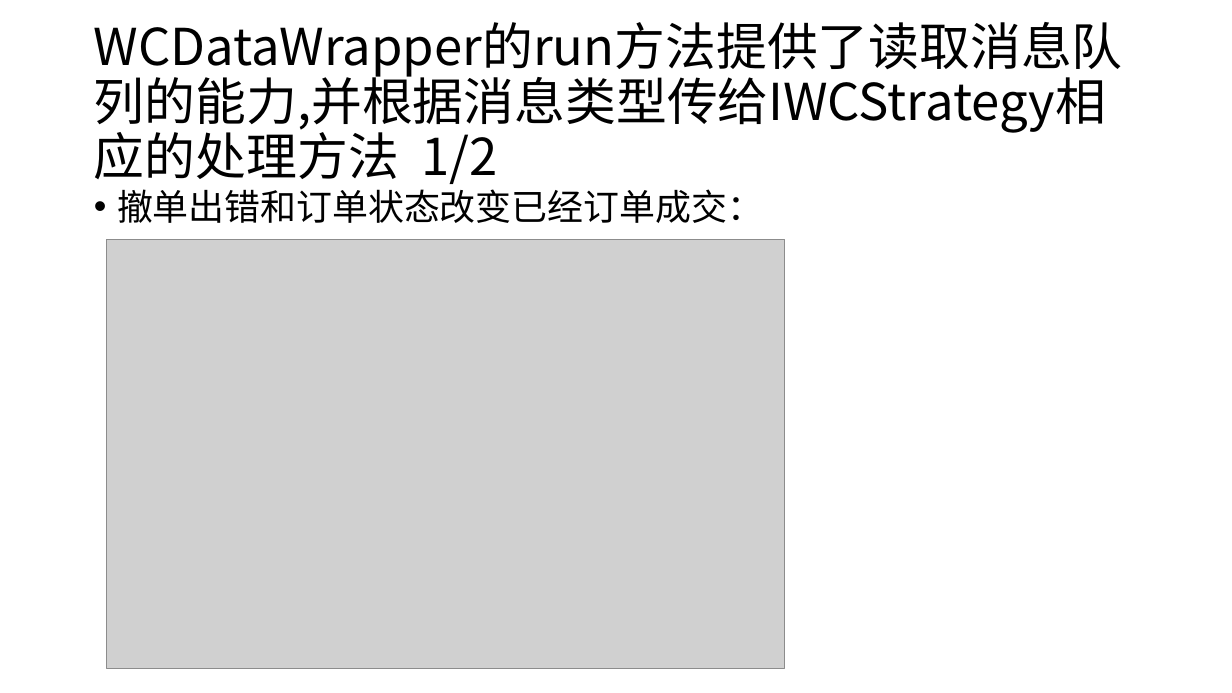
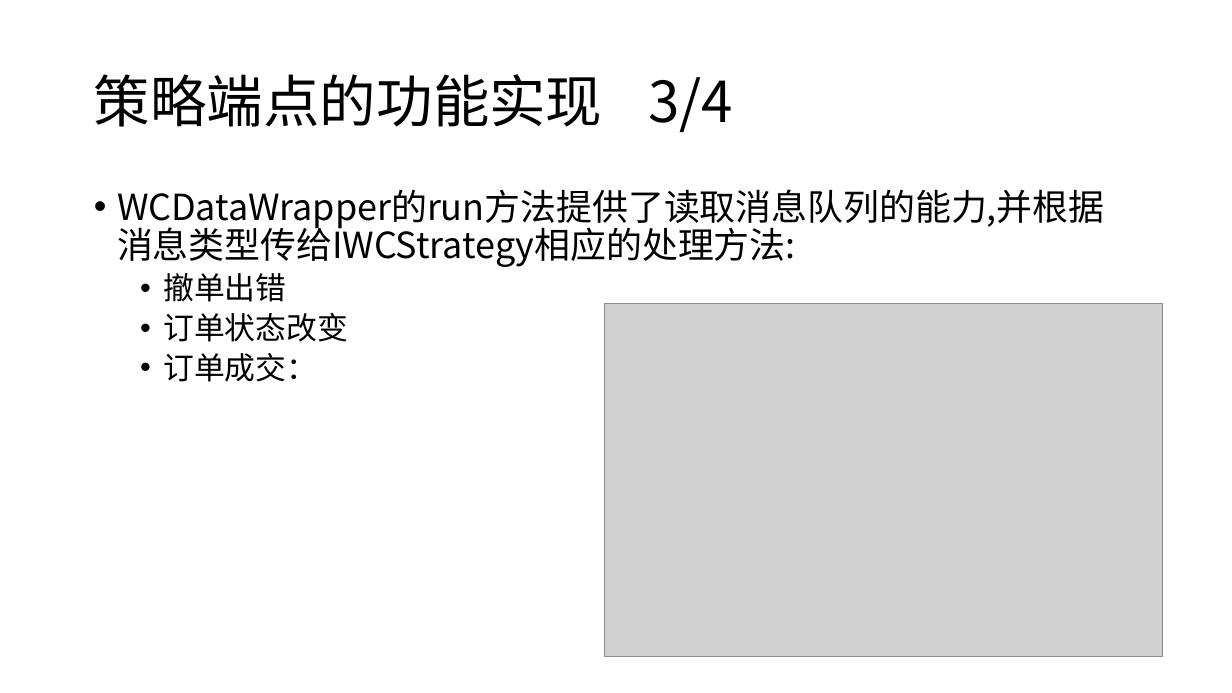
Before and after one commit to qingtiandalaoye/useful_doc, a slide deck: slide 26 of 虚拟货币跨交易所高频交易系统.pptx (slide 24 before the commit). Drawn at 1232x693 pixels with LibreOffice and Linux fonts; fonts in the diff are those of the drawing; grey boxes stand for pictures. Boxes give left, top, right and bottom in pixels: in the first picture for what was removed or moved away, otherwise in the second. Text is boxed around its words. In the diff, an @@ line names an element or a change of style, - is before the commit and + after.

```diff
--- a/虚拟货币跨交易所高频交易系统.pptx
+++ b/虚拟货币跨交易所高频交易系统.pptx
@@ title at <box>94,74,733,132</box>: text changed; size 39.6 to 44 pt @@
-WCDataWrapper的run方法提供了读取消息队列的能力,并根据消息类型传给IWCStrategy相应的处理方法 1/2
+策略端点的功能实现 3/4
@@ text at <box>117,189,1105,382</box>: text changed @@
-• 撤单出错和订单状态改变已经订单成交：
+• WCDataWrapper的run方法提供了读取消息队列的能力,并根据消息类型传给IWCStrategy相应的处理方法:
+  • 撤单出错
+  • 订单状态改变
+  • 订单成交：
@@ picture: place and size @@
-picture at <box>106,239,785,669</box>
+picture at <box>604,303,1163,656</box>
```
Also in this commit, not shown: 26 other slides changed, 4 slides added, 1 slide removed.
